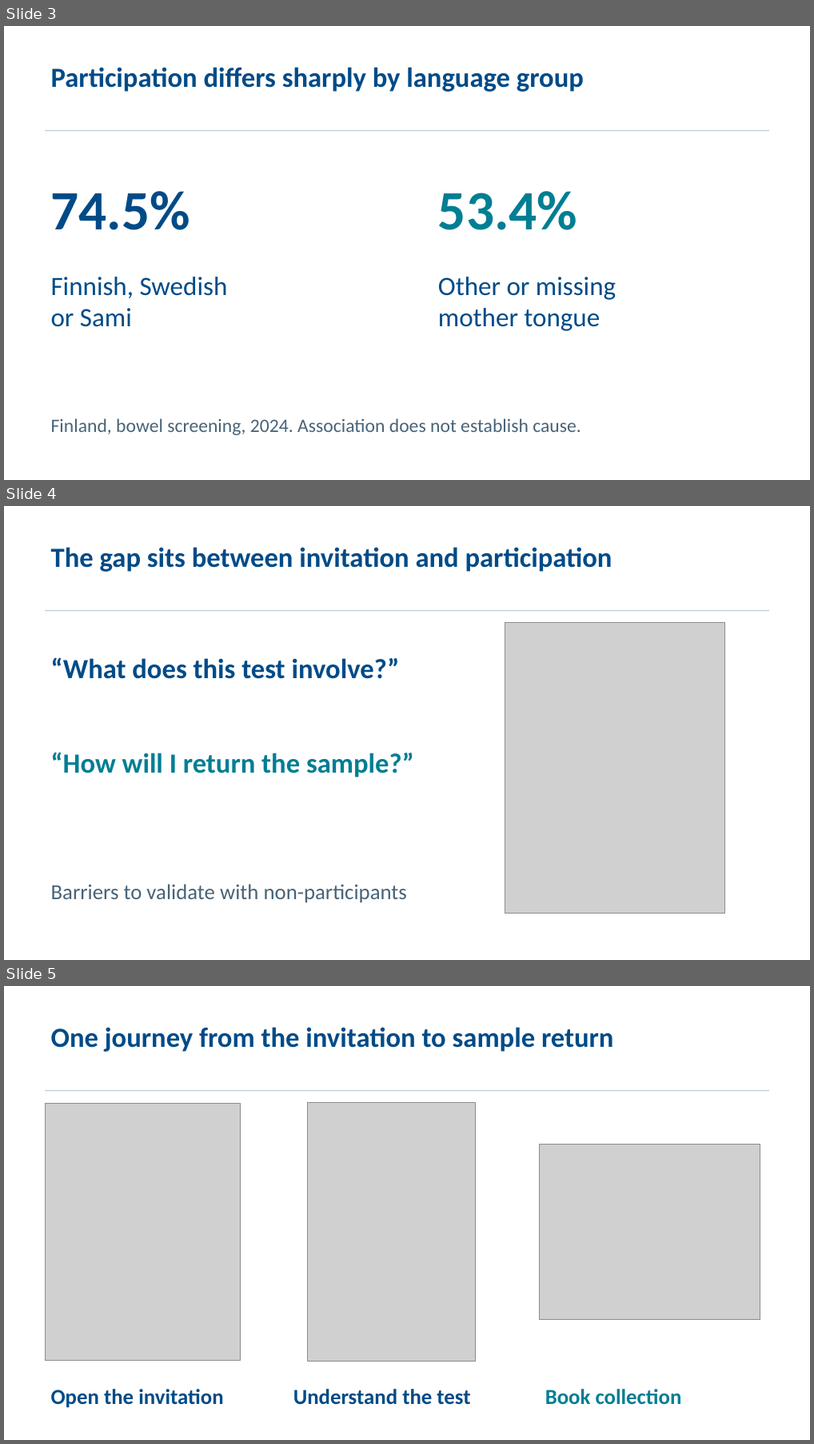
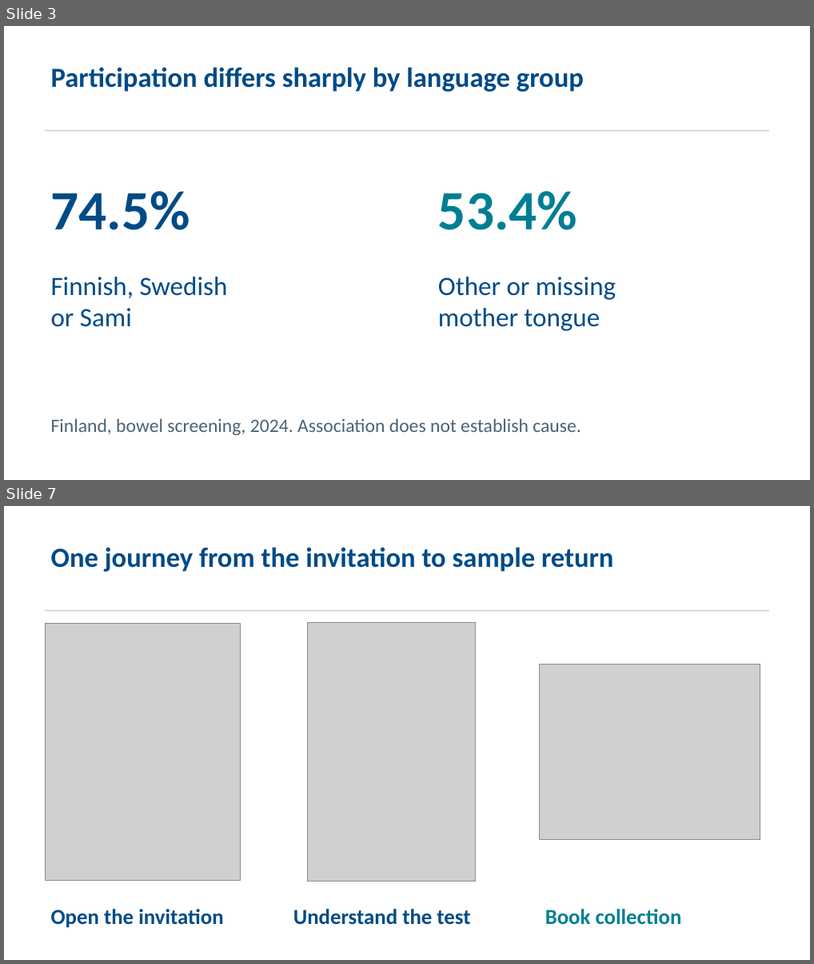
Before and after one commit to rromppanen/junction26, a slide deck: docs/pitch/farmagusta-screening-attendance.pptx. Shown one above the other, each under a label of ours: slides 3, 4 and 5 before the commit, slides 3 and 7 after it; the slides between them are not shown. The pictures are 814x1444 and 814x964 pixels, drawn with LibreOffice and Linux fonts; fonts in the diff are those of the drawing; grey boxes stand for pictures. Boxes give left, top, right and bottom in pixels: in the first picture for what was removed or moved away, otherwise in the second. Text is boxed around its words. In the diff, an @@ line names an element or a change of style, - is before the commit and + after.

```diff
--- a/docs/pitch/farmagusta-screening-attendance.pptx
+++ b/docs/pitch/farmagusta-screening-attendance.pptx
@@ slide 4 removed at <box>4,506,810,960</box>, background #FFFFFF @@
@@ text removed at <box>51,547,613,572</box> @@
-The gap sits between invitation and participation
@@ rectangle removed at <box>45,610,770,612</box> @@
@@ picture removed at <box>505,623,725,912</box> @@
@@ text removed at <box>51,657,400,679</box> @@
-“What does this test involve?”
@@ text removed at <box>51,752,414,777</box> @@
-“How will I return the sample?”
@@ text removed at <box>51,884,407,903</box> @@
-Barriers to validate with non-participants
@@ what was slide 5 is now slide 7 @@
```
Also in this commit, not shown: 3 slides added.
